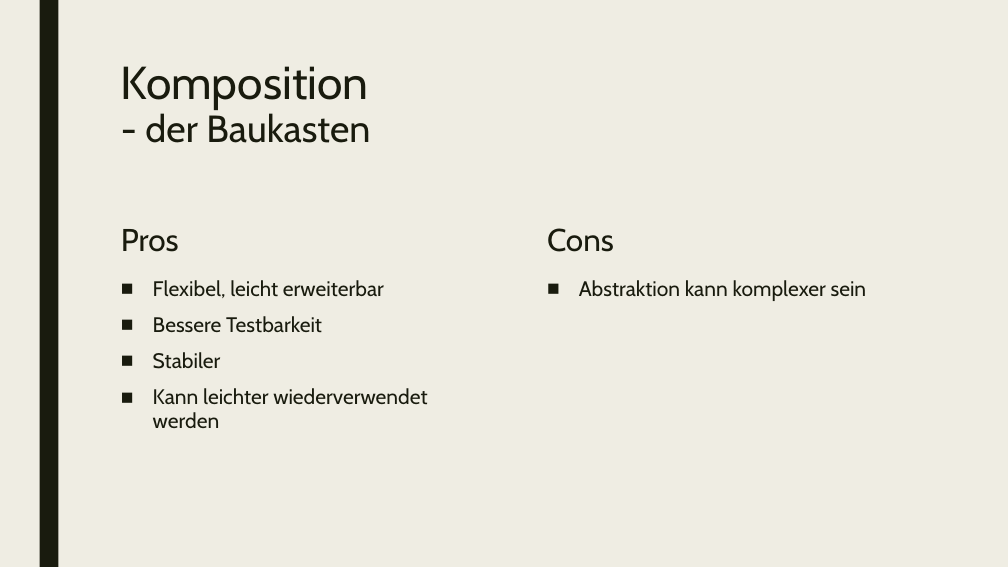
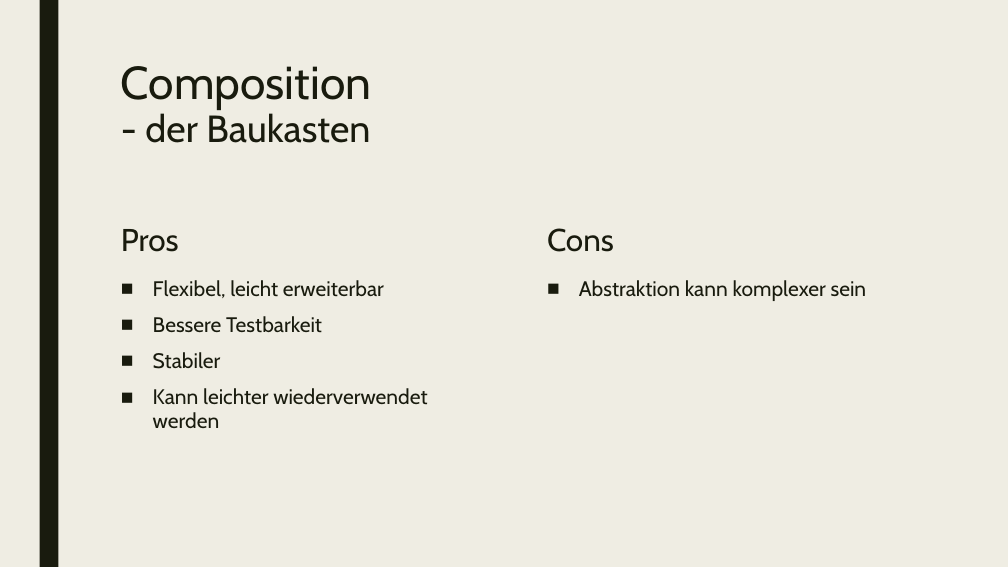
Before and after one commit to WahresDoUFi/Barcamp, a slide deck: slide 9 of composition_over_inheritance.pptx. Drawn at 1008x567 pixels with LibreOffice and Linux fonts; fonts in the diff are those of the drawing. Boxes give left, top, right and bottom in pixels: in the first picture for what was removed or moved away, otherwise in the second. Text is boxed around its words. In the diff, an @@ line names an element or a change of style, - is before the commit and + after.

Commit message:
change title

```diff
--- a/composition_over_inheritance.pptx
+++ b/composition_over_inheritance.pptx
@@ title at (121,66,371,143): text changed @@
-Komposition
-- der Baukasten
+Composition
+- der Baukasten
```
Also in this commit, not shown: 4 other slides changed.
